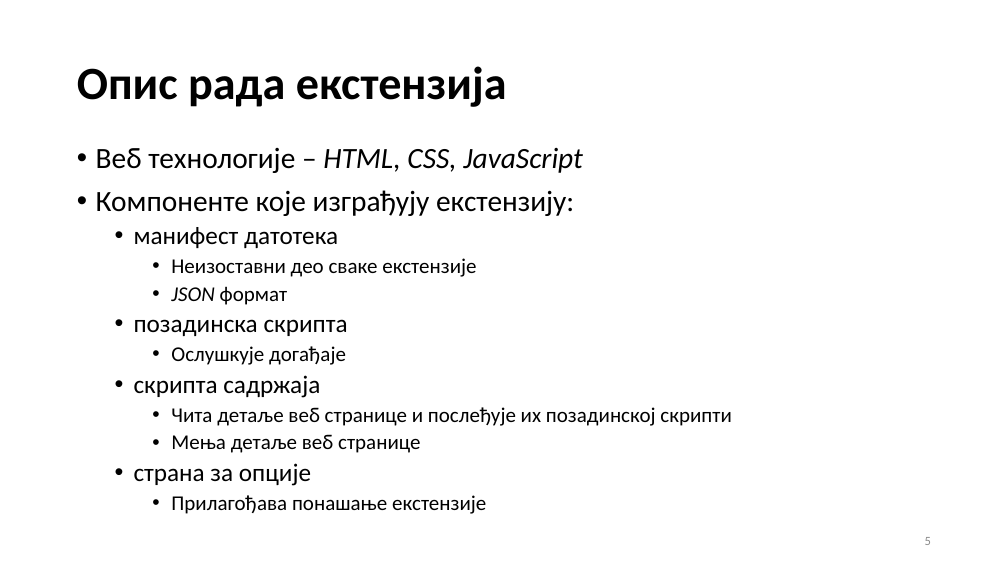
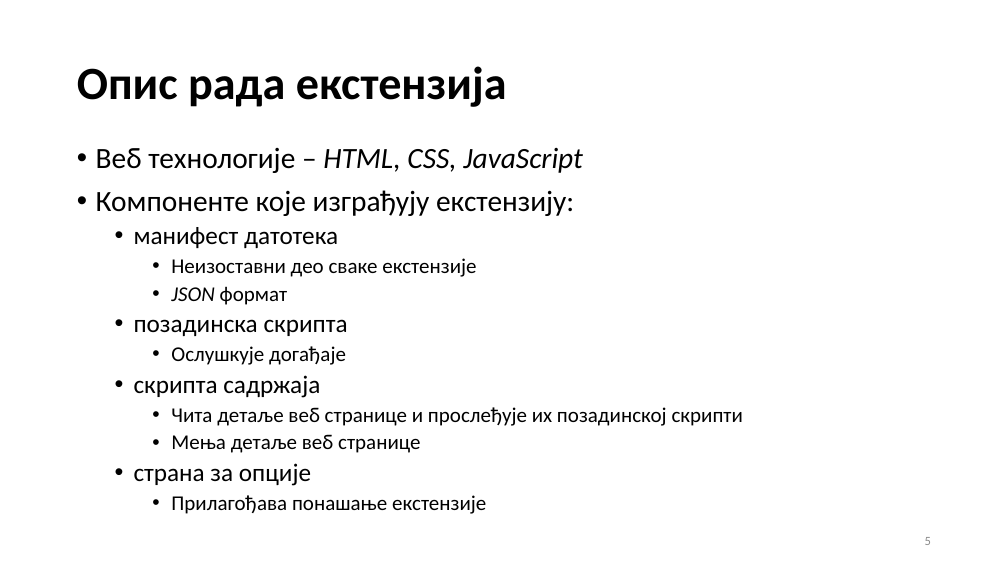
Before and after one commit to alebogi/remind_me_later_extension, a slide deck: slide 5 of Aleksandra Bogicevic 170390.pptx. Drawn at 1008x567 pixels with LibreOffice and Linux fonts; fonts in the diff are those of the drawing. Boxes give left, top, right and bottom in pixels: in the first picture for what was removed or moved away, otherwise in the second. Text is boxed around its words. In the diff, an @@ line names an element or a change of style, - is before the commit and + after.

Commit message:
prezentacija poslata verzija

```diff
--- a/Aleksandra Bogicevic 170390.pptx
+++ b/Aleksandra Bogicevic 170390.pptx
@@ text at (171,407,743,426): text changed @@
-    • Чита детаље веб странице и послеђује их позадинској скрипти
+    • Чита детаље веб странице и прослеђује их позадинској скрипти
```
